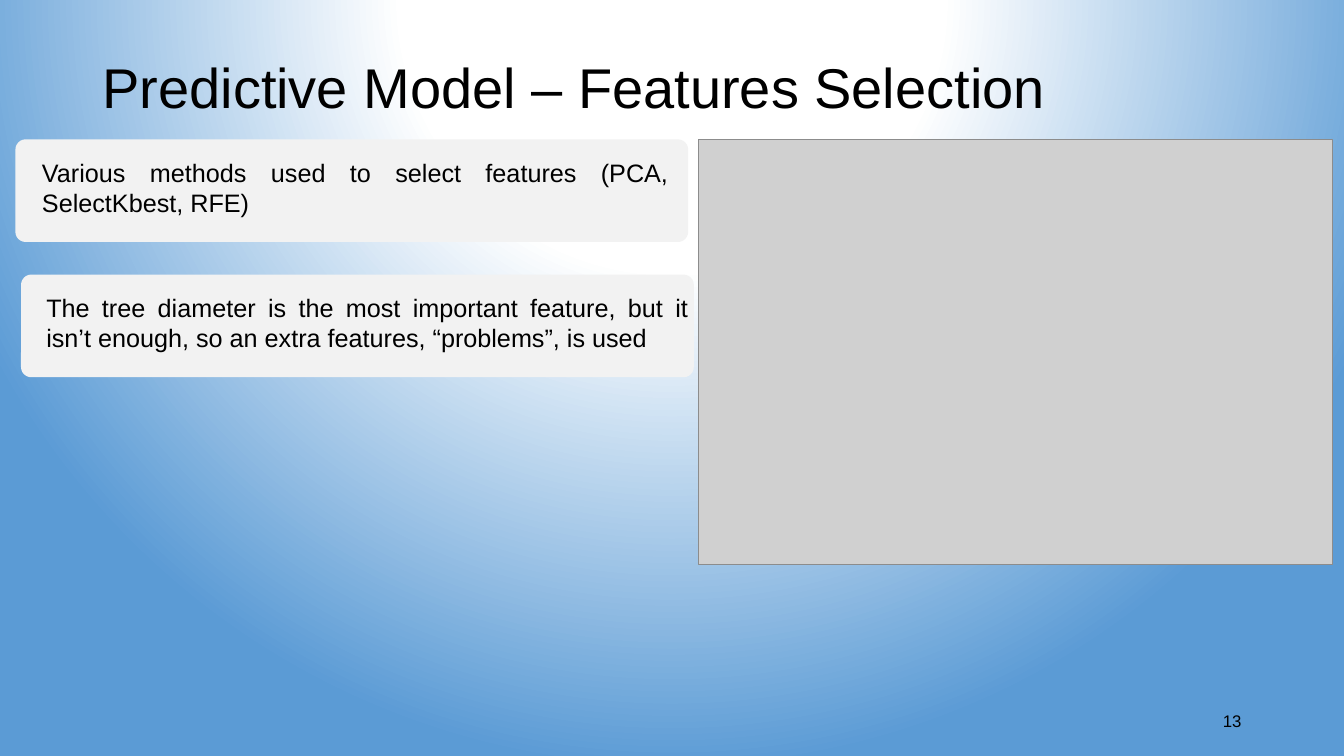
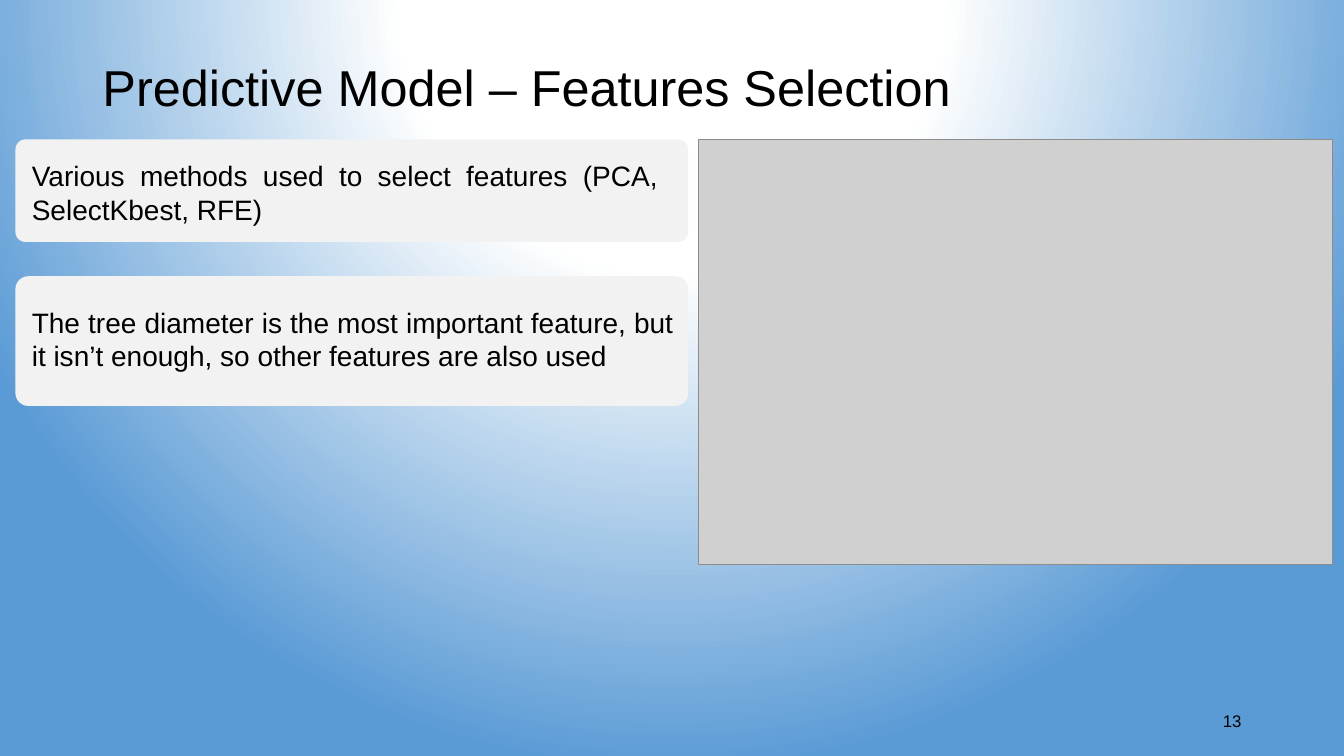
Before and after one commit to aspds18/Springboard_capstone1, a slide deck: slide 13 of Capstone1_presentation.pptx. Drawn at 1344x756 pixels with LibreOffice and Linux fonts; fonts in the diff are those of the drawing; grey boxes stand for pictures. Boxes give left, top, right and bottom in pixels: in the first picture for what was removed or moved away, otherwise in the second. Text is boxed around its words. In the diff, an @@ line names an element or a change of style, - is before the commit and + after.

```diff
--- a/Capstone1_presentation.pptx
+++ b/Capstone1_presentation.pptx
@@ title "Predictive Model – Features Selection" at bbox=[102, 66, 950, 116]: size 40 to 36 pt @@
@@ text "Various methods used to select ...": place and size @@
-text "Various methods used to select ..." at bbox=[42, 163, 668, 218]
+text "Various methods used to select ..." at bbox=[32, 165, 658, 225]
@@ text "Various methods used to select ..." at bbox=[32, 165, 658, 225]: size 18 to 20 pt @@
@@ rounded rectangle: place and size @@
-rounded rectangle at bbox=[21, 274, 694, 377]
+rounded rectangle at bbox=[15, 276, 688, 406]
@@ text at bbox=[32, 312, 673, 371]: text changed; size 18 to 20 pt @@
-The tree diameter is the most important feature, but it isn’t enough, so an extra features, “problems”, is used
+The tree diameter is the most important feature, but it isn’t enough, so other features are also used
```
Also in this commit, not shown: 14 other slides changed, 7 slides added.
